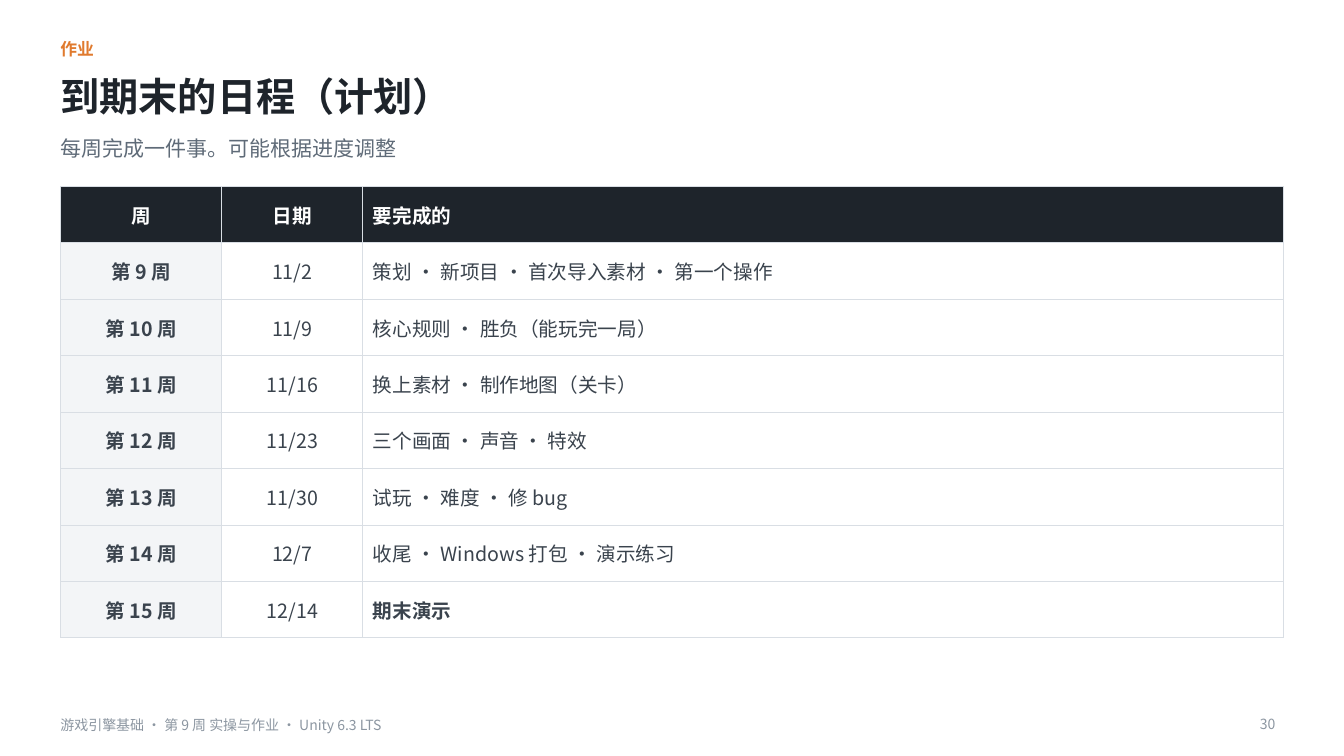
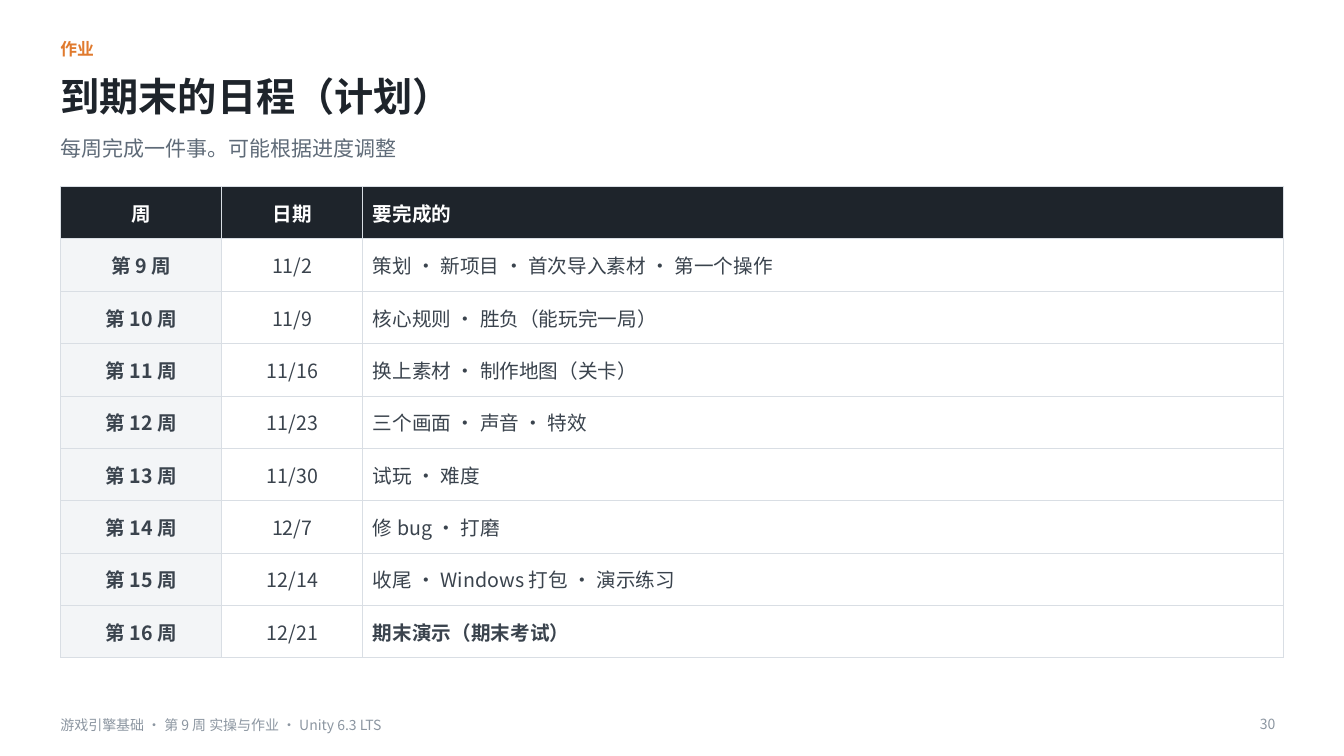
Before and after one commit to iplay-garden/game-engine-basics, a slide deck: slide 30 of 9주차/简体中文/游戏引擎基础_第9周_实操与作业指南_简体中文.pptx. Drawn at 1344x756 pixels with LibreOffice and Linux fonts; fonts in the diff are those of the drawing. Boxes give left, top, right and bottom in pixels: in the first picture for what was removed or moved away, otherwise in the second. Text is boxed around its words. In the diff, an @@ line names an element or a change of style, - is before the commit and + after.

```diff
--- a/9주차/简体中文/游戏引擎基础_第9周_实操与作业指南_简体中文.pptx
+++ b/9주차/简体中文/游戏引擎基础_第9周_实操与作业指南_简体中文.pptx
@@ table at box(60, 187, 1284, 648) @@
-row 6: 第 13 周 | 11/30 | 试玩 · 难度 · 修 bug
-row 7: 第 14 周 | 12/7 | 收尾 · Windows 打包 · 演示练习
-row 8: 第 15 周 | 12/14 | 期末演示
+row 6: 第 13 周 | 11/30 | 试玩 · 难度
+row 7: 第 14 周 | 12/7 | 修 bug · 打磨
+row 8: 第 15 周 | 12/14 | 收尾 · Windows 打包 · 演示练习
+row 9: 第 16 周 | 12/21 | 期末演示（期末考试）
```
Also in this commit, not shown: 2 other slides changed, 6 other files.
